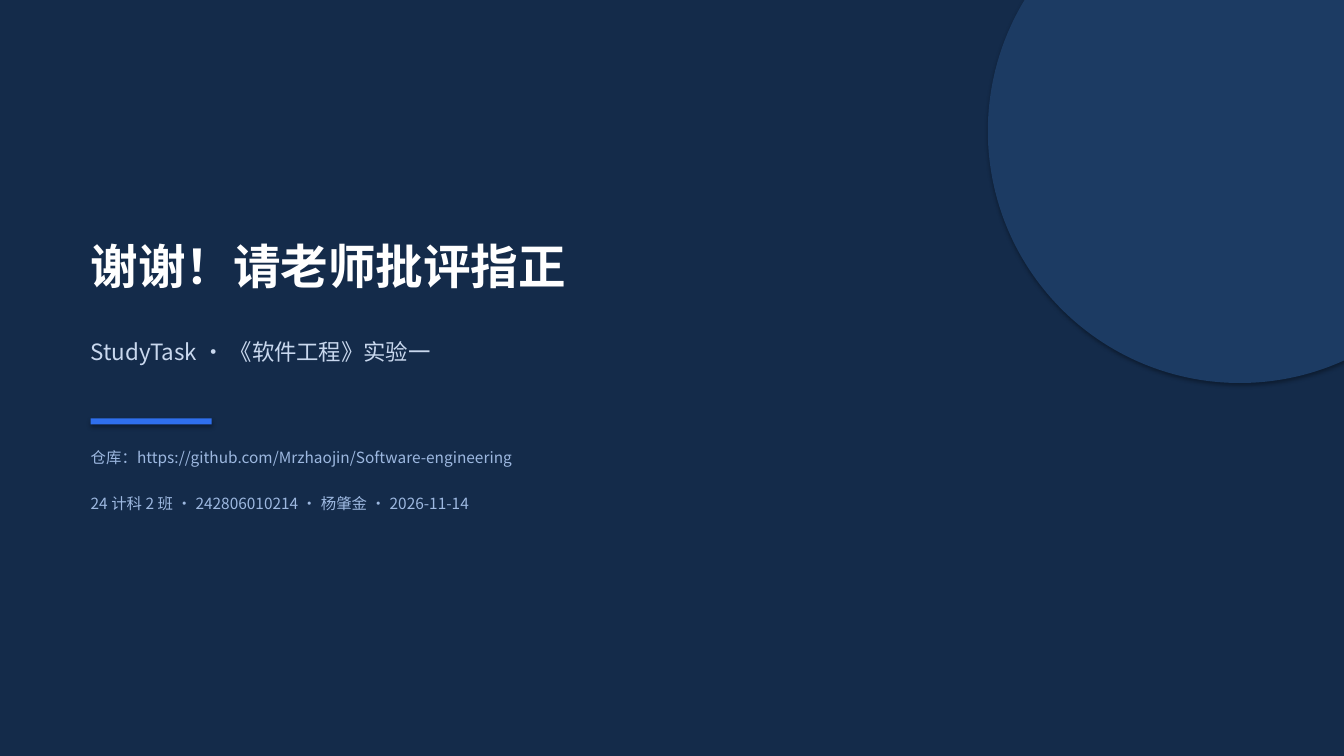
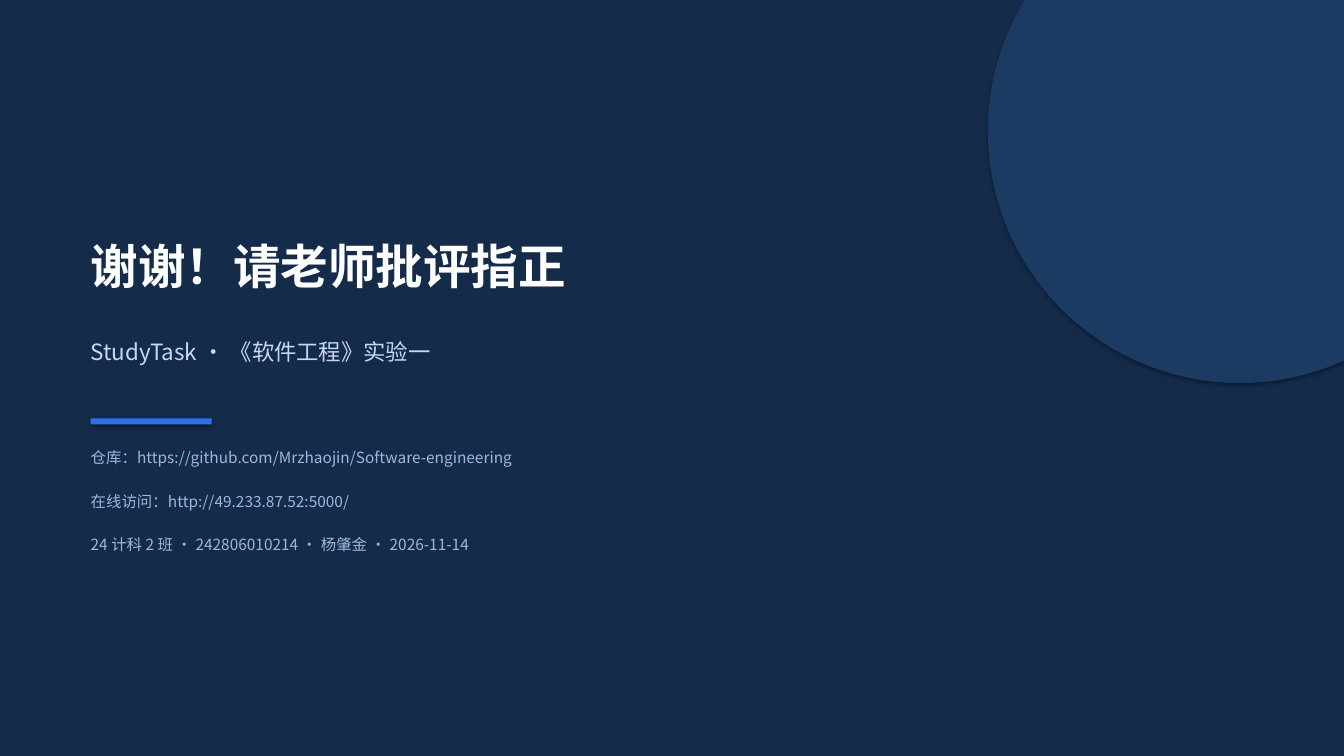
Before and after one commit to Mrzhaojin/Software-engineering, a slide deck: slide 13 of 24计科2班_242806010214_StudyTask/docs/实验一演示PPT_24计科2班_242806010214_杨肇金.pptx. Drawn at 1344x756 pixels with LibreOffice and Linux fonts; fonts in the diff are those of the drawing. Boxes give left, top, right and bottom in pixels: in the first picture for what was removed or moved away, otherwise in the second. Text is boxed around its words. In the diff, an @@ line names an element or a change of style, - is before the commit and + after.

Commit message:
实验一: README、报告与 PPT 补充云服务器访问地址

```diff
--- a/24计科2班_242806010214_StudyTask/docs/实验一演示PPT_24计科2班_242806010214_杨肇金.pptx
+++ b/24计科2班_242806010214_StudyTask/docs/实验一演示PPT_24计科2班_242806010214_杨肇金.pptx
@@ text added at box(91, 494, 349, 511), 11 pt, text #9DB8E0 @@
+在线访问：http://49.233.87.52:5000/
@@ text "24 计科 2 班 · ...": place and size @@
-text "24 计科 2 班 · ..." at box(91, 496, 469, 510)
+text "24 计科 2 班 · ..." at box(91, 537, 469, 551)
```
Also in this commit, not shown: 4 other files.
